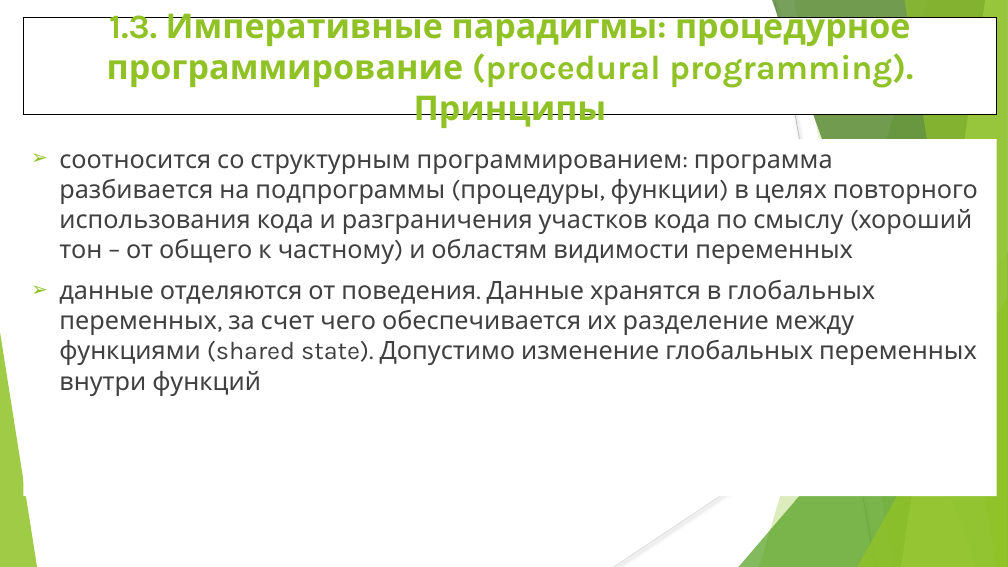
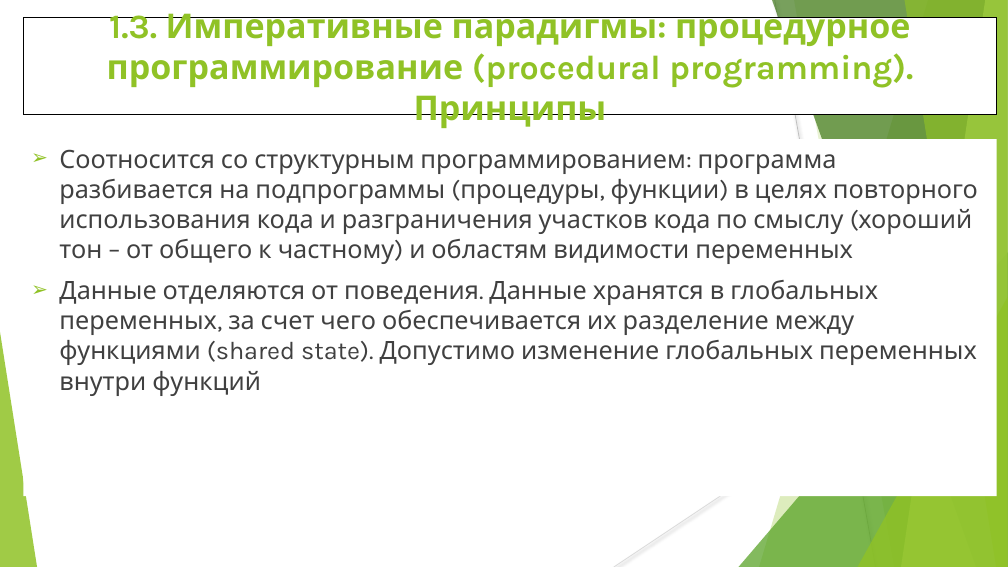
Before and after one commit to WhiteCatStudies/lectures, a slide deck: slide 10 of pt1/lectures/lecture1/lecture1.pptx. Drawn at 1008x567 pixels with LibreOffice and Linux fonts; fonts in the diff are those of the drawing. Boxes give left, top, right and bottom in pixels: in the first picture for what was removed or moved away, otherwise in the second. Text is boxed around its words. In the diff, an @@ line names an element or a change of style, - is before the commit and + after.

Commit message:
more slides for pt1/lecture1 presentation

```diff
--- a/pt1/lectures/lecture1/lecture1.pptx
+++ b/pt1/lectures/lecture1/lecture1.pptx
@@ text at [59,149,978,396]: text changed @@
-➢ соотносится со структурным программированием: программа разбивается на подпрограммы (процедуры, функции) в целях повторного использования кода и разграничения участков кода по смыслу (хороший тон – от общего к частному) и областям видимости переменных
-➢ данные отделяются от поведения. Данные хранятся в глобальных переменных, за счет чего обеспечивается их разделение между функциями (shared state). Допустимо изменение глобальных переменных внутри функций
+➢ Соотносится со структурным программированием: программа разбивается на подпрограммы (процедуры, функции) в целях повторного использования кода и разграничения участков кода по смыслу (хороший тон – от общего к частному) и областям видимости переменных
+➢ Данные отделяются от поведения. Данные хранятся в глобальных переменных, за счет чего обеспечивается их разделение между функциями (shared state). Допустимо изменение глобальных переменных внутри функций
```
Also in this commit, not shown: 4 other slides changed, 2 slides added, 1 other file.
